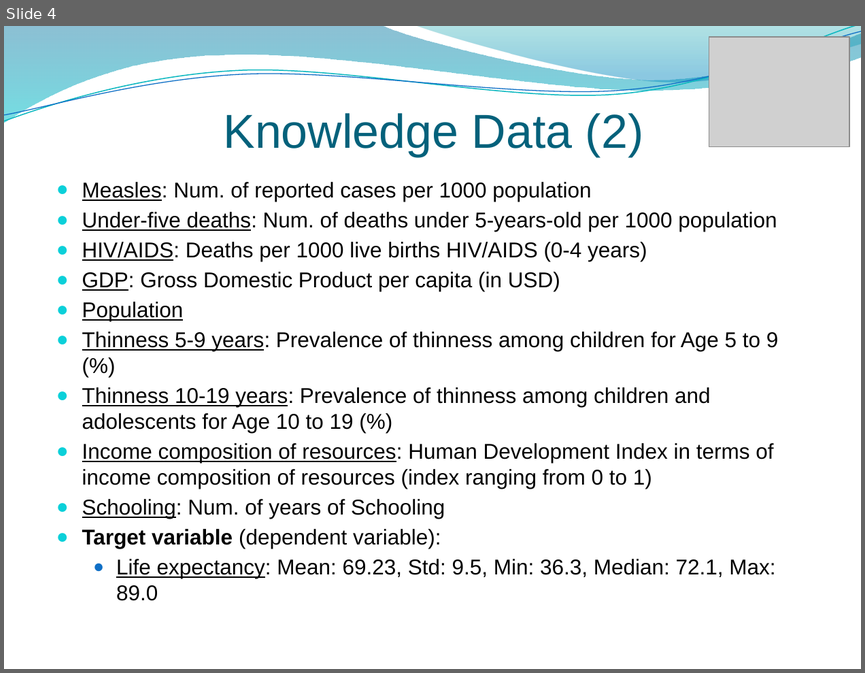
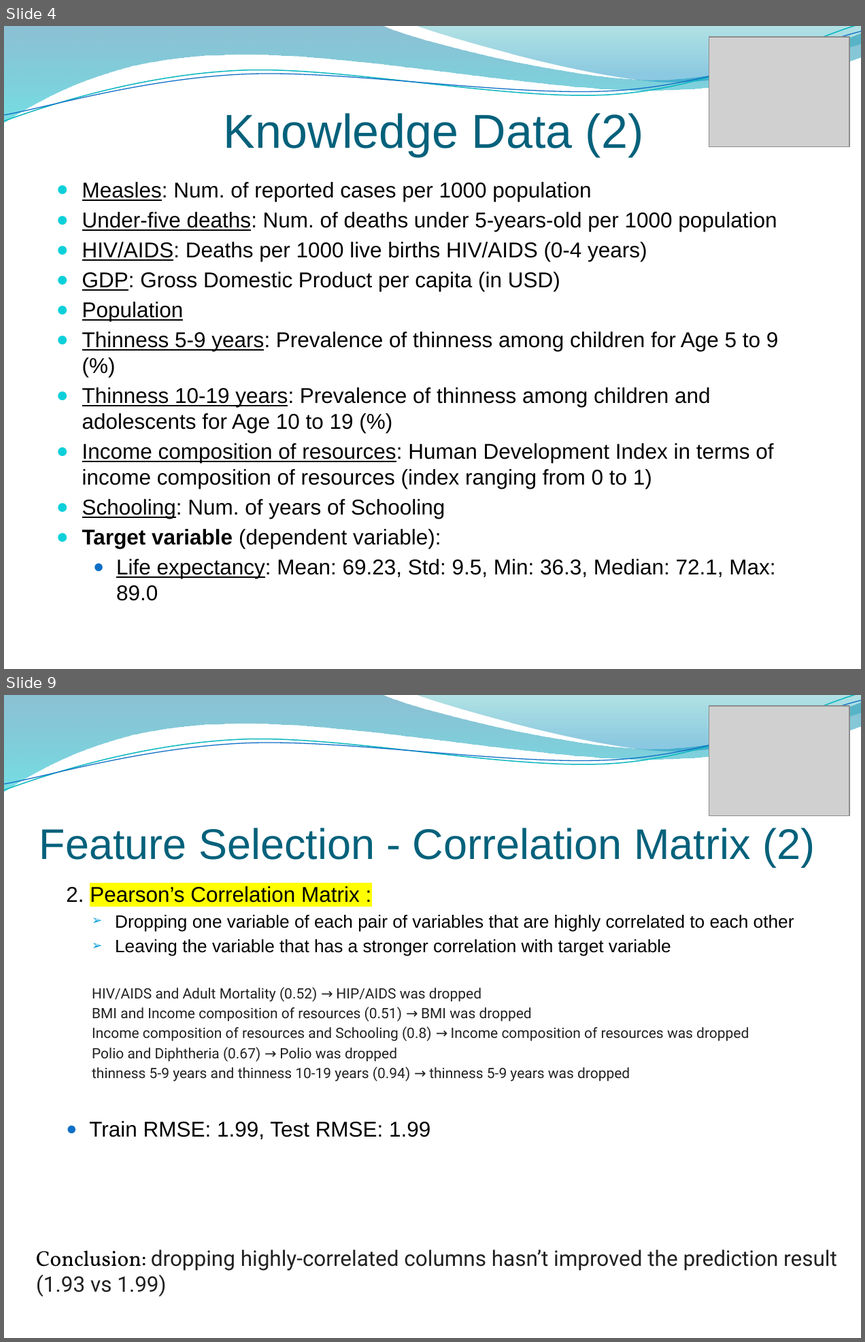
Before and after one commit to linoybar/Regression_Python_Project, a slide deck: Regression Project presentation.pptx. Shown one above the other, each under a label of ours: slide 4 before the commit, slides 4 and 9 after it; the slides between them are not shown. The pictures are 865x673 and 865x1342 pixels, drawn with LibreOffice and Linux fonts; fonts in the diff are those of the drawing; grey boxes stand for pictures; background and template pictures are left out. Boxes give left, top, right and bottom in pixels: in the first picture for what was removed or moved away, otherwise in the second. Text is boxed around its words. In the diff, an @@ line names an element or a change of style, - is before the commit and + after.

```diff
--- a/Regression Project presentation.pptx
+++ b/Regression Project presentation.pptx
@@ slide 9 added at [4,695,861,1338], background picture (left out); not listed: 4 template elements that a slide beside it also shows @@
@@ picture added at [709,706,850,816] @@
@@ title added at [39,828,815,867], 36 pt, text #04617B @@
+Feature Selection - Correlation Matrix (2)
@@ text added at [66,886,794,1139], 12 pt, text #212121 @@
+  2. Pearson’s Correlation Matrix :
+    ➢ Dropping one variable of each pair of variables that are highly correlated to each other
+    ➢ Leaving the variable that has a stronger correlation with target variable
+    HIV/AIDS and Adult Mortality (0.52) → HIP/AIDS was dropped
+    BMI and Income composition of resources (0.51) → BMI was dropped
+    Income composition of resources and Schooling (0.8) → Income composition of resources was dropped
+    Polio and Diphtheria (0.67) → Polio was dropped
+    thinness 5-9 years and thinness 10-19 years (0.94) → thinness 5-9 years was dropped
+  ● Train RMSE: 1.99, Test RMSE: 1.99
@@ text added at [36,1249,837,1296], 18 pt, text #212121 @@
+Conclusion: dropping highly-correlated columns hasn’t improved the prediction result (1.93 vs 1.99)
```
Also in this commit, not shown: 14 slides changed, 3 other slides added, 1 slide removed.
